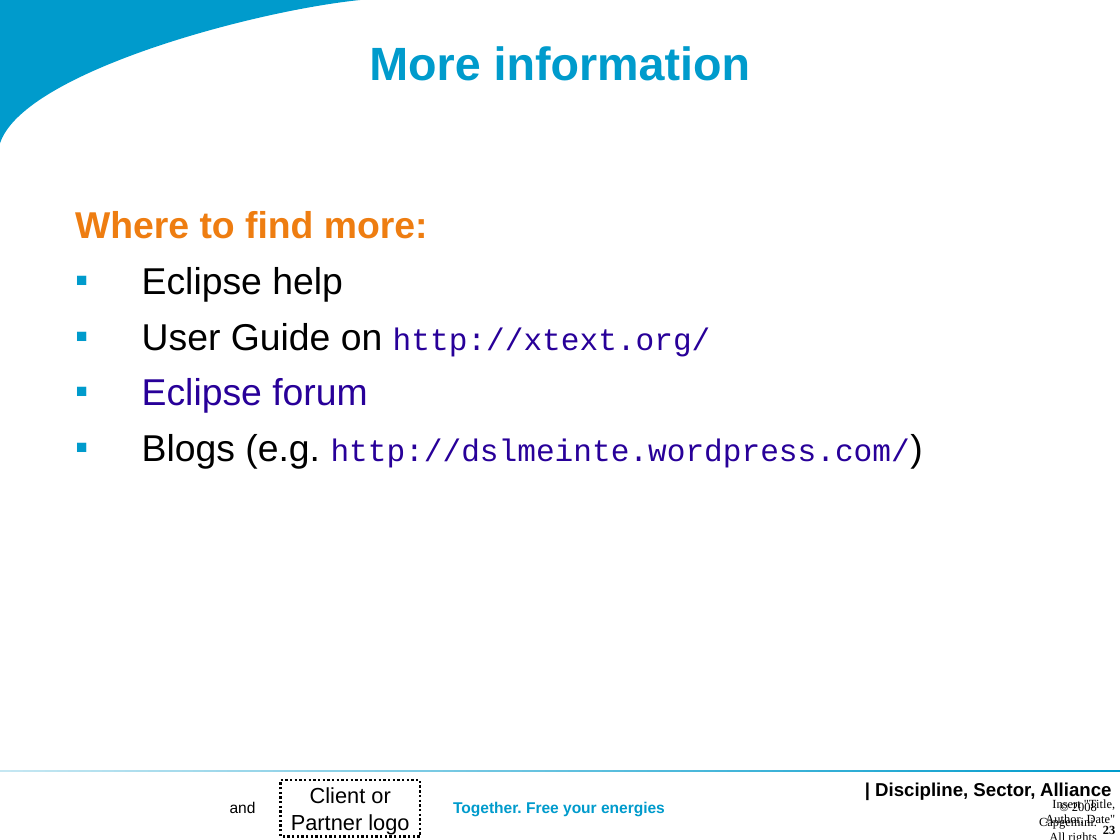
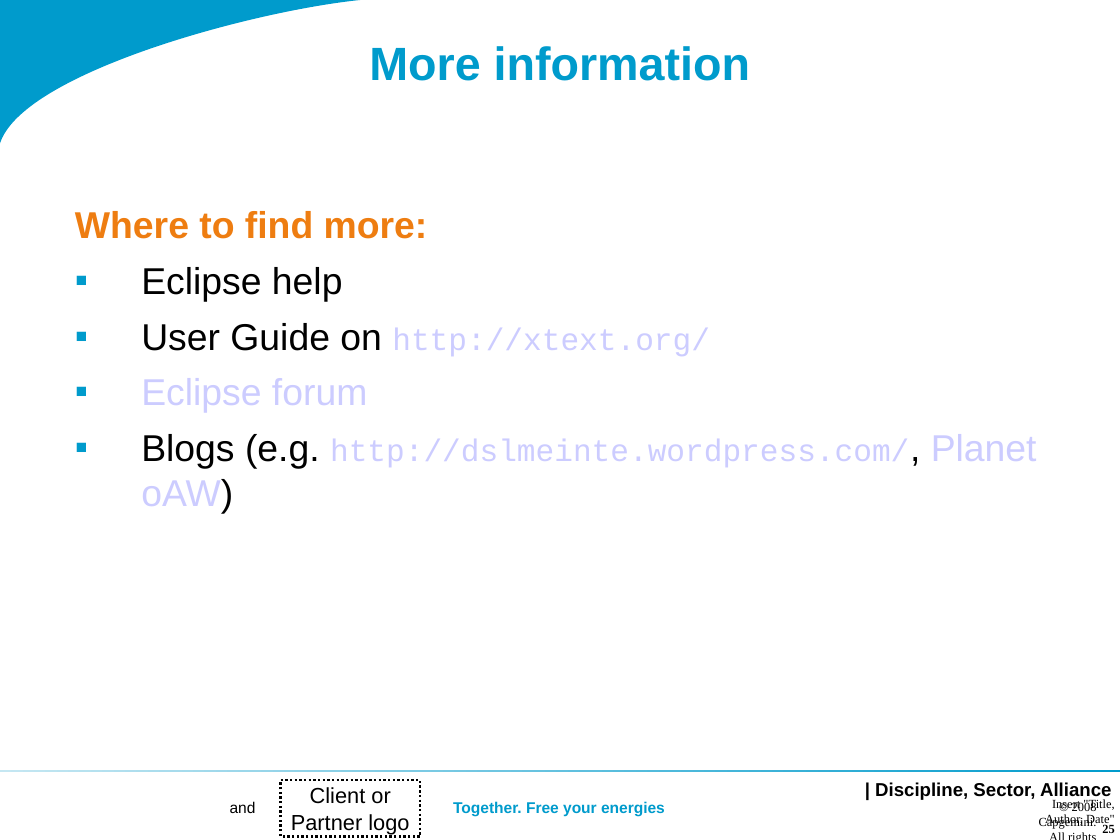
Before and after one commit to dslmeinte/xtext-workshop-code1, a slide deck: slide 25 of org.xtext.workshop.notes/sheets/Workshop 1.ppt (slide 23 before the commit). Drawn at 1120x840 pixels with LibreOffice and Linux fonts; fonts in the diff are those of the drawing; background and template pictures are left out. Boxes give left, top, right and bottom in pixels: in the first picture for what was removed or moved away, otherwise in the second. Text is boxed around its words. In the diff, an @@ line names an element or a change of style, - is before the commit and + after.

```diff
--- a/org.xtext.workshop.notes/sheets/Workshop 1.ppt
+++ b/org.xtext.workshop.notes/sheets/Workshop 1.ppt
@@ text at [75,211,710,412]: text colour #280099 to #CCCCFF in "http://xtext.org/", "Eclipse forum"; indent changed @@
@@ text at [141,434,1037,514]: text changed; text colour #280099 to #CCCCFF @@
-▪ Blogs (e.g. http://dslmeinte.wordpress.com/)
+▪ Blogs (e.g. http://dslmeinte.wordpress.com/, Planet oAW)
@@ page number added at [1102,824,1114,833], 8 pt, text #000000, bold @@
+25
@@ page number removed at [1103,825,1115,834] @@
-23
```
Also in this commit, not shown: 20 other slides changed, 3 slides added, 1 slide removed, 1 other file.
